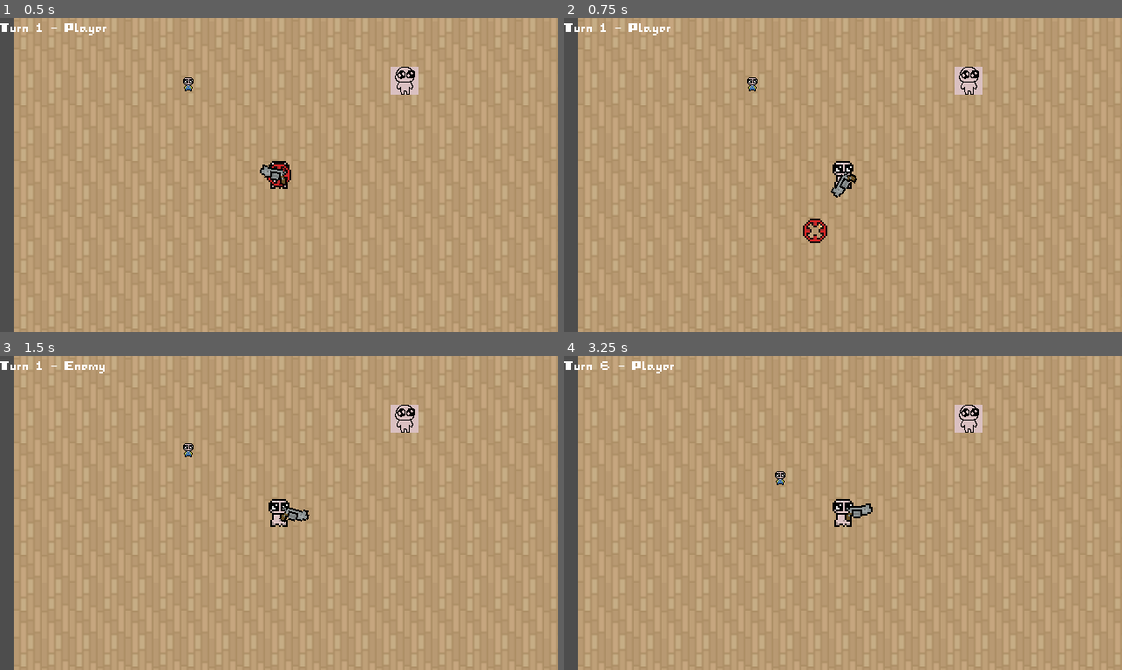
Above: before the commit, frames 1-4 (two rows, left to right).
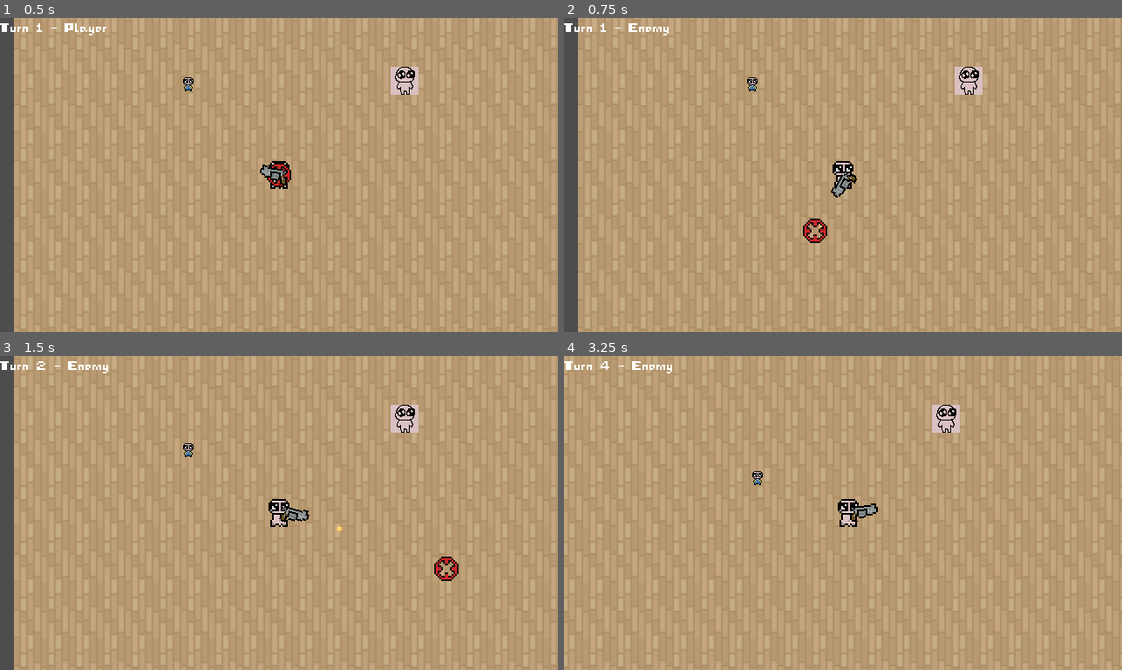
Above: after the commit, the same moments.

Repository: kernel00ps/Fauxtelja
Game: Godot game, scene res://scenes/main_scene.tscn
Same seed, same stepped clock (60 frames per second), same inputs: the game is played once before the commit and once after it.
Inputs (mouse positions are in pixels of both pictures, inside the frame that each line leads up to):
- Up to frame 1 (0.5 s): no input
- Up to frame 2 (0.75 s): tap Enter at 0.5 s; move the mouse to (815, 237) at 0.52 s; click (815, 237) at 0.67 s
- Up to frame 3 (1.5 s): tap Space at 1.25 s; move the mouse to (446, 560) at 1.27 s; click (446, 560) at 1.42 s
- Up to frame 4 (3.25 s): move the mouse to (675, 465) at 2.02 s; click (675, 465) at 2.17 s; tap Enter at 2.75 s; move the mouse to (870, 513) at 2.77 s; click (870, 513) at 2.92 s

Frame 1 is identical in both runs. In frame 2, less than 0.1% of the frame differs, in the area x 12-20%, y 1-6%; in frame 3, 0.3%; in frame 4, 7.2%, in the area x 0-100%, y 0-100%.

Commit message:
Fixed turn manager shit

Diff:
--- a/skcgamejam2025/globals/turn_manager.gd
+++ b/skcgamejam2025/globals/turn_manager.gd
@@ -18,6 +18,8 @@
 func start_turn():
 	turn_in_progress = true
 	current_unit_index = 0
+	cleanup_invalid_units()
+
 	match current_state:
 		TurnState.PLAYER:
 			if player_units.is_empty():
@@ -28,8 +30,15 @@
 			if enemy_units.is_empty():
 				end_turn()
 			else:
-				await enemy_units[current_unit_index].start_turn()
+				var unit = enemy_units[current_unit_index]
+				if is_instance_valid(unit):
+					unit.start_turn()
+				else:
+					unit_finished_turn()
+
 	emit_signal("turn_changed", current_state)
+
+
 
 func unit_finished_turn():
 	current_unit_index += 1
@@ -48,3 +57,8 @@
 	current_state = TurnState.ENEMY if current_state == TurnState.PLAYER else TurnState.PLAYER
 	await get_tree().process_frame
 	start_turn()
+
+
+func cleanup_invalid_units():
+	player_units = player_units.filter(is_instance_valid)
+	enemy_units = enemy_units.filter(is_instance_valid)
--- /dev/null
+++ b/skcgamejam2025/scenes/melee_enemy_unit.tscn
@@ -0,0 +1,3 @@
+[gd_scene format=3 uid="uid://bfyov8aimpl60"]
+
+[node name="MeleeEnemyUnit" type="Node2D"]
--- a/skcgamejam2025/scripts/bulltet.gd
+++ b/skcgamejam2025/scripts/bulltet.gd
@@ -26,7 +26,7 @@
 	explosion.one_shot = true
 	explosion.emitting = true
 
-	#enemy.queue_free()
+	enemy.die()
 
 	get_parent().add_child(explosion)
 
--- a/skcgamejam2025/scripts/enemy_unit.gd
+++ b/skcgamejam2025/scripts/enemy_unit.gd
@@ -56,4 +56,9 @@
 	return closest
 
 func die() -> void:
-	queue_free()
+	if TurnManager.enemy_units.has(self):
+		var was_my_turn = (TurnManager.enemy_units[TurnManager.current_unit_index] == self)
+		TurnManager.enemy_units.erase(self)
+		queue_free()
+		if was_my_turn:
+			TurnManager.unit_finished_turn()
--- a/skcgamejam2025/scripts/range_enemy_unit.gd
+++ b/skcgamejam2025/scripts/range_enemy_unit.gd
@@ -2,7 +2,7 @@
 class_name RangedEnemy
 
 func start_turn():
-	super.start_turn()
+	can_act = true
 
 	await get_tree().create_timer(0.3).timeout
 
